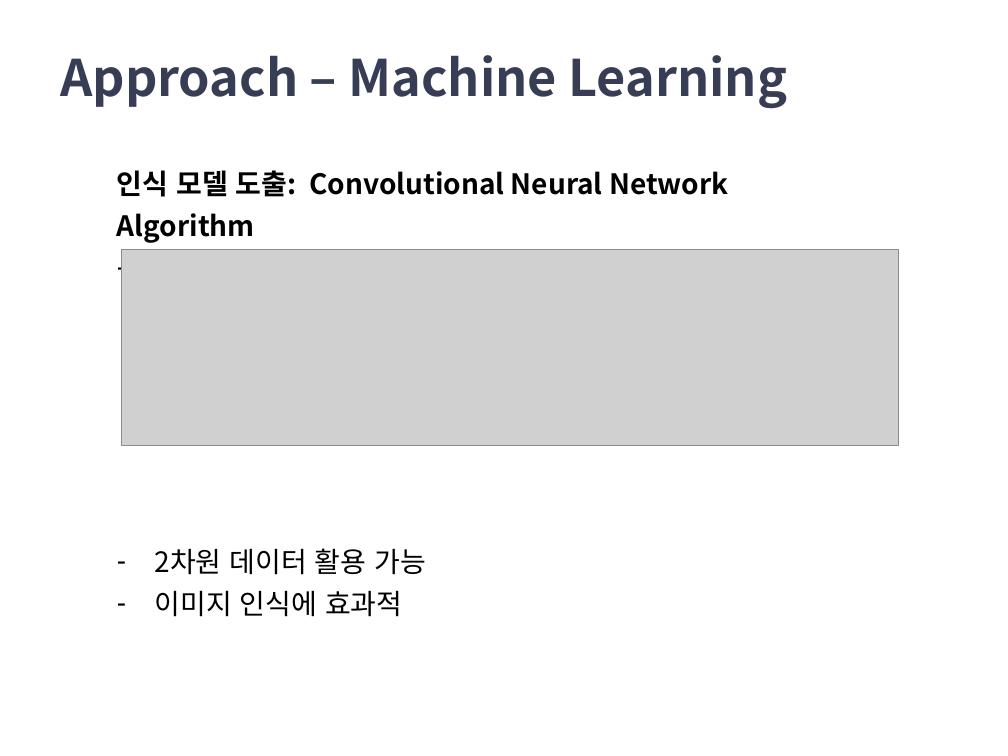
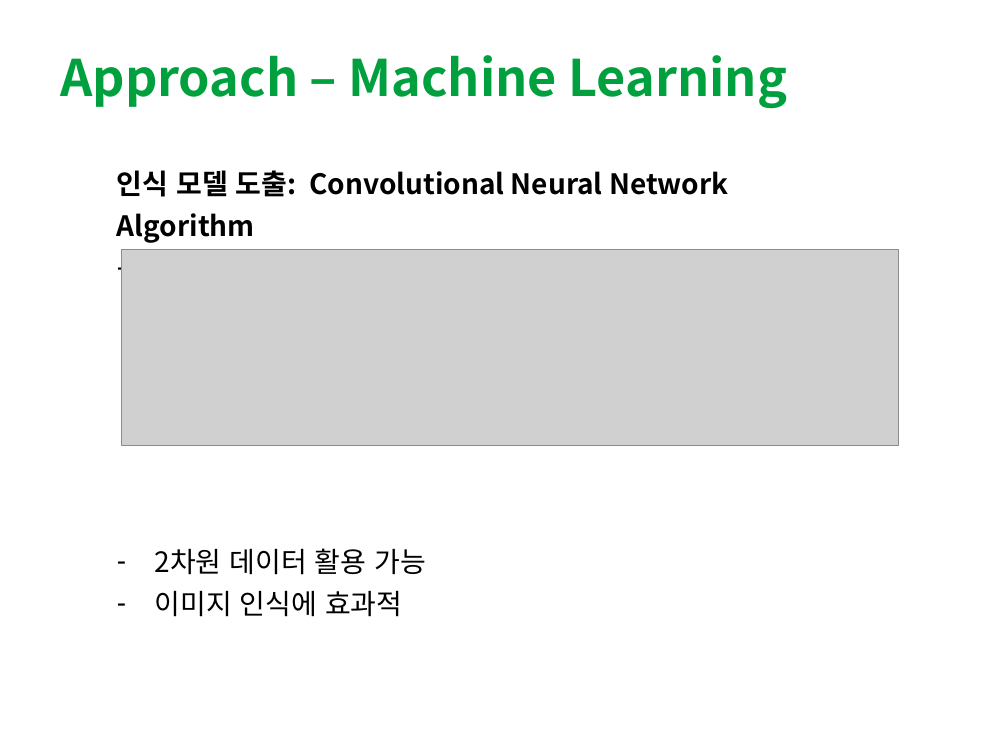
Before and after one commit to Jamjomjara/snu-artoon, a slide deck: slide 9 of artoon-spec.pptx. Drawn at 1008x756 pixels with LibreOffice and Linux fonts; fonts in the diff are those of the drawing; grey boxes stand for pictures. Boxes give left, top, right and bottom in pixels: in the first picture for what was removed or moved away, otherwise in the second. Text is boxed around its words. In the diff, an @@ line names an element or a change of style, - is before the commit and + after.

```diff
--- a/artoon-spec.pptx
+++ b/artoon-spec.pptx
@@ title "Approach – Machine Learning" at box(60, 55, 788, 109): text colour #373D54 to #00A03E @@
```
Also in this commit, not shown: 14 other slides changed, 2 slides added, 2 slides removed.
